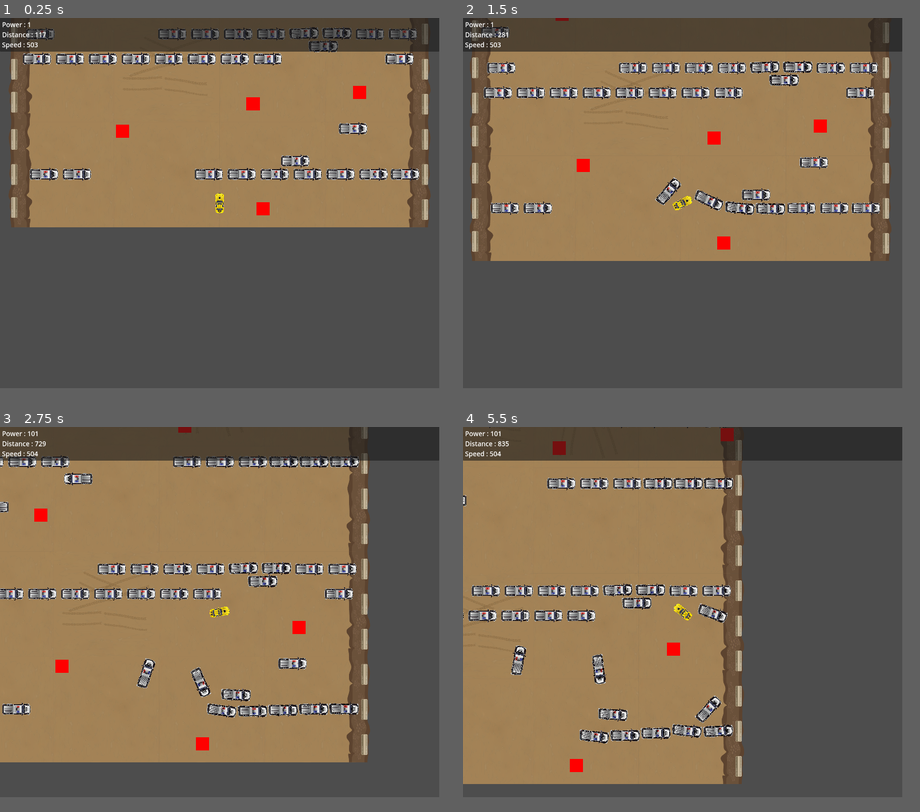
Above: before the commit, frames 1-4 (two rows, left to right).
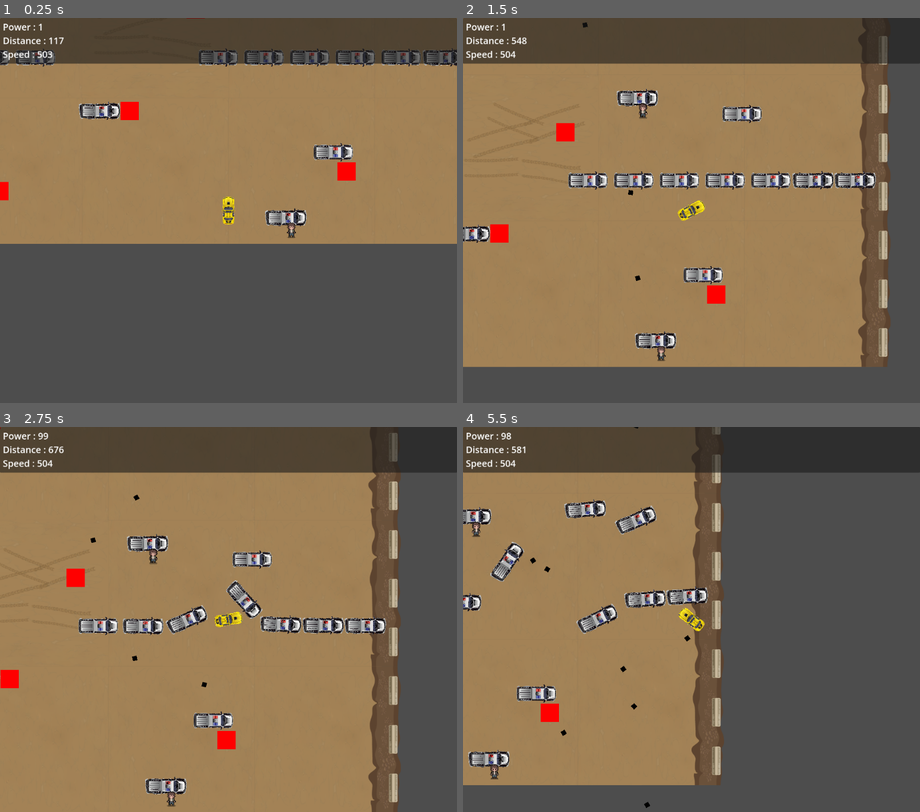
Above: after the commit, the same moments.

Repository: m-conti/gamejam-thailand-summer
Game: Godot game, scene res://level.tscn
Same seed, same stepped clock (60 frames per second), same inputs: the game is played once before the commit and once after it.
Inputs:
- Up to frame 1 (0.25 s): no input
- Up to frame 2 (1.5 s): hold D (right) 0.53-1.28 s; hold A (left) from 1.28 s (still down)
- Up to frame 3 (2.75 s): release A (left) at 2.03 s; hold D (right) from 2.03 s (still down)
- Up to frame 4 (5.5 s): release D (right) at 3.53 s; hold A (left) from 3.53 s (still down)
The window is 769x649 before the commit and 800x675 after it. Grey fills any space a smaller window leaves; there, only what the larger window draws over its background counts as a difference.

The runs differ from the first frame. In frame 1, 21% of the frame differs, in the area x 0-100%, y 0-59%; in frame 2, 43%, in the area x 0-100%, y 0-91%; in frame 3, 33%; in frame 4, 20%.

Commit message:
policemen fix

Diff:
--- a/entities/entity.gd
+++ b/entities/entity.gd
@@ -1,8 +1,10 @@
 class_name Entity extends Node2D
 
 
+signal inited(player: Player)
 var player: Player
 
 
 func init(player_: Player):
-    player = player_
+	player = player_
+	inited.emit(player)
--- a/entities/police.gd
+++ b/entities/police.gd
@@ -1,12 +1,7 @@
 class_name Police extends Entity
 
-const bullet_scene: PackedScene = preload("res://entities/bullet.tscn")
 
-
-@export var bullet_speed: float = 100
 var crashed: bool = false
-
-
 
 func _integrate_forces(state: PhysicsDirectBodyState2D) -> void:
 	if crashed or state.get_contact_count() == 0:
--- a/entities/police_man.gd
+++ b/entities/police_man.gd
@@ -1,4 +1,9 @@
-extends AnimatedSprite2D
+extends Entity
+
+
+@export var bullet_speed: float = 600
+
+const bullet_scene: PackedScene = preload("res://entities/bullet.tscn")
 
 
 func _on_bullet_shoot_timeout() -> void:
@@ -7,3 +12,7 @@
 	bullet.linear_velocity = bullet_speed * Vector2.from_angle(bullet.rotation)
 
 	add_child(bullet)
+
+
+func _on_police_inited(player):
+	self.player = player
--- a/entities/police_with_police_man.tscn
+++ b/entities/police_with_police_man.tscn
@@ -1,14 +1,188 @@
-[gd_scene load_steps=4 format=3 uid="uid://b3brah3h0gcdl"]
+[gd_scene load_steps=10 format=3 uid="uid://b3brah3h0gcdl"]
 
 [ext_resource type="PackedScene" uid="uid://c6a1uvpnbxyih" path="res://entities/police.tscn" id="1_1tn58"]
-[ext_resource type="SpriteFrames" uid="uid://bpy3losqdpy7j" path="res://sprites/human.tres" id="2_20djd"]
+[ext_resource type="Texture2D" uid="uid://bpmw6llp52wgb" path="res://assets/Player/Idle.png" id="3_t8huq"]
 [ext_resource type="Script" uid="uid://bvnde0ovsaa04" path="res://entities/police_man.gd" id="3_tp3hp"]
+[ext_resource type="Texture2D" uid="uid://c26s8bfp15vsh" path="res://assets/Player/Shoot.png" id="4_t8huq"]
+
+[sub_resource type="CircleShape2D" id="CircleShape2D_g35pl"]
+radius = 20.025
+
+[sub_resource type="Animation" id="Animation_g35pl"]
+resource_name = "shoot"
+tracks/0/type = "value"
+tracks/0/imported = false
+tracks/0/enabled = true
+tracks/0/path = NodePath("Sprite2D:texture")
+tracks/0/interp = 1
+tracks/0/loop_wrap = true
+tracks/0/keys = {
+"times": PackedFloat32Array(0),
+"transitions": PackedFloat32Array(1),
+"update": 1,
+"values": [ExtResource("4_t8huq")]
+}
+tracks/1/type = "value"
+tracks/1/imported = false
+tracks/1/enabled = true
+tracks/1/path = NodePath("Sprite2D:frame")
+tracks/1/interp = 1
+tracks/1/loop_wrap = true
+tracks/1/keys = {
+"times": PackedFloat32Array(0.0333333, 0.4),
+"transitions": PackedFloat32Array(1, 1),
+"update": 1,
+"values": [1, 3]
+}
+tracks/2/type = "value"
+tracks/2/imported = false
+tracks/2/enabled = true
+tracks/2/path = NodePath("Sprite2D:hframes")
+tracks/2/interp = 1
+tracks/2/loop_wrap = true
+tracks/2/keys = {
+"times": PackedFloat32Array(0),
+"transitions": PackedFloat32Array(1),
+"update": 1,
+"values": [5]
+}
+tracks/3/type = "value"
+tracks/3/imported = false
+tracks/3/enabled = true
+tracks/3/path = NodePath("Sprite2D:vframes")
+tracks/3/interp = 1
+tracks/3/loop_wrap = true
+tracks/3/keys = {
+"times": PackedFloat32Array(0),
+"transitions": PackedFloat32Array(1),
+"update": 1,
+"values": [4]
+}
+
+[sub_resource type="Animation" id="Animation_wvoun"]
+resource_name = "idle"
+loop_mode = 1
+tracks/0/type = "value"
+tracks/0/imported = false
+tracks/0/enabled = true
+tracks/0/path = NodePath("Sprite2D:texture")
+tracks/0/interp = 1
+tracks/0/loop_wrap = true
+tracks/0/keys = {
+"times": PackedFloat32Array(0),
+"transitions": PackedFloat32Array(1),
+"update": 1,
+"values": [ExtResource("3_t8huq")]
+}
+tracks/1/type = "value"
+tracks/1/imported = false
+tracks/1/enabled = true
+tracks/1/path = NodePath("Sprite2D:frame")
+tracks/1/interp = 1
+tracks/1/loop_wrap = true
+tracks/1/keys = {
+"times": PackedFloat32Array(0, 0.5),
+"transitions": PackedFloat32Array(1, 1),
+"update": 1,
+"values": [1, 0]
+}
+tracks/2/type = "value"
+tracks/2/imported = false
+tracks/2/enabled = true
+tracks/2/path = NodePath("Sprite2D:hframes")
+tracks/2/interp = 1
+tracks/2/loop_wrap = true
+tracks/2/keys = {
+"times": PackedFloat32Array(0),
+"transitions": PackedFloat32Array(1),
+"update": 1,
+"values": [3]
+}
+
+[sub_resource type="Animation" id="Animation_jfem8"]
+length = 0.001
+tracks/0/type = "value"
+tracks/0/imported = false
+tracks/0/enabled = true
+tracks/0/path = NodePath("Sprite2D:texture")
+tracks/0/interp = 1
+tracks/0/loop_wrap = true
+tracks/0/keys = {
+"times": PackedFloat32Array(0),
+"transitions": PackedFloat32Array(1),
+"update": 1,
+"values": [ExtResource("3_t8huq")]
+}
+tracks/1/type = "value"
+tracks/1/imported = false
+tracks/1/enabled = true
+tracks/1/path = NodePath("Sprite2D:frame")
+tracks/1/interp = 1
+tracks/1/loop_wrap = true
+tracks/1/keys = {
+"times": PackedFloat32Array(0),
+"transitions": PackedFloat32Array(1),
+"update": 1,
+"values": [1]
+}
+tracks/2/type = "value"
+tracks/2/imported = false
+tracks/2/enabled = true
+tracks/2/path = NodePath("Sprite2D:hframes")
+tracks/2/interp = 1
+tracks/2/loop_wrap = true
+tracks/2/keys = {
+"times": PackedFloat32Array(0),
+"transitions": PackedFloat32Array(1),
+"update": 1,
+"values": [3]
+}
+tracks/3/type = "value"
+tracks/3/imported = false
+tracks/3/enabled = true
+tracks/3/path = NodePath("Sprite2D:vframes")
+tracks/3/interp = 1
+tracks/3/loop_wrap = true
+tracks/3/keys = {
+"times": PackedFloat32Array(0),
+"transitions": PackedFloat32Array(1),
+"update": 1,
+"values": [4]
+}
+
+[sub_resource type="AnimationLibrary" id="AnimationLibrary_xokjr"]
+_data = {
+&"RESET": SubResource("Animation_jfem8"),
+&"idle": SubResource("Animation_wvoun"),
+&"shoot": SubResource("Animation_g35pl")
+}
 
 [node name="Police" instance=ExtResource("1_1tn58")]
 
-[node name="PoliceMan" type="AnimatedSprite2D" parent="." index="3"]
-sprite_frames = ExtResource("2_20djd")
+[node name="PoliceMan" type="RigidBody2D" parent="." index="3"]
+position = Vector2(18, 36)
 script = ExtResource("3_tp3hp")
 
 [node name="BulletShoot" type="Timer" parent="PoliceMan" index="0"]
 autostart = true
+
+[node name="Sprite2D" type="Sprite2D" parent="PoliceMan" index="1"]
+texture_filter = 1
+position = Vector2(0, -12)
+scale = Vector2(2, 2)
+texture = ExtResource("3_t8huq")
+hframes = 3
+vframes = 4
+frame = 1
+
+[node name="CollisionShape2D" type="CollisionShape2D" parent="PoliceMan" index="2"]
+shape = SubResource("CircleShape2D_g35pl")
+
+[node name="AnimationPlayer" type="AnimationPlayer" parent="PoliceMan" index="3"]
+libraries = {
+&"": SubResource("AnimationLibrary_xokjr")
+}
+autoplay = "idle"
+
+[connection signal="inited" from="." to="PoliceMan" method="_on_police_inited"]
+[connection signal="timeout" from="PoliceMan/BulletShoot" to="PoliceMan" method="_on_bullet_shoot_timeout"]
--- a/level.tscn
+++ b/level.tscn
@@ -7,9 +7,10 @@
 [ext_resource type="Script" uid="uid://bedbdf12s0ku7" path="res://labels/Distance.gd" id="3_n6hdu"]
 [ext_resource type="PackedScene" uid="uid://bumv2gl7e517t" path="res://entities/zombie.tscn" id="3_oi3di"]
 [ext_resource type="PackedScene" uid="uid://c6a1uvpnbxyih" path="res://entities/police.tscn" id="4_0b4ue"]
-[ext_resource type="PackedScene" path="res://entities/barrage.tscn" id="5_1ainy"]
+[ext_resource type="PackedScene" uid="uid://bavuufd0fwb62" path="res://entities/barrage.tscn" id="5_1ainy"]
 [ext_resource type="TileSet" uid="uid://cgqv70nju2sun" path="res://sprites/road.tres" id="5_f2txt"]
 [ext_resource type="Script" uid="uid://duu2sqnd7d1te" path="res://labels/Speed.gd" id="5_i2t4f"]
+[ext_resource type="PackedScene" uid="uid://b3brah3h0gcdl" path="res://entities/police_with_police_man.tscn" id="10_2orkt"]
 
 [node name="Level" type="Node2D"]
 script = ExtResource("1_1ainy")
@@ -67,7 +68,7 @@
 [node name="LevelGenerator" type="Node2D" parent="." node_paths=PackedStringArray("player")]
 script = ExtResource("2_vonw3")
 player = NodePath("../Player")
-entity_scenes = Array[PackedScene]([ExtResource("3_oi3di"), ExtResource("4_0b4ue"), ExtResource("5_1ainy")])
+entity_scenes = Array[PackedScene]([ExtResource("3_oi3di"), ExtResource("4_0b4ue"), ExtResource("5_1ainy"), ExtResource("10_2orkt")])
 metadata/_custom_type_script = "uid://delpi66snvovv"
 
 [node name="TileMapLayer" type="TileMapLayer" parent="."]
--- a/project.godot
+++ b/project.godot
@@ -19,7 +19,7 @@
 
 window/size/viewport_width=1280
 window/size/viewport_height=1080
-window/stretch/scale=0.6
+window/stretch/scale=0.8
 
 [input]
 
Not shown: 1 places in level.tscn that only renumber resources
